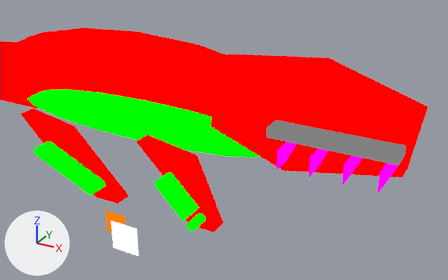
Renders of the Blender file assets-source/blender/motion/mosasaurus-walk.blend from each side of a commit.
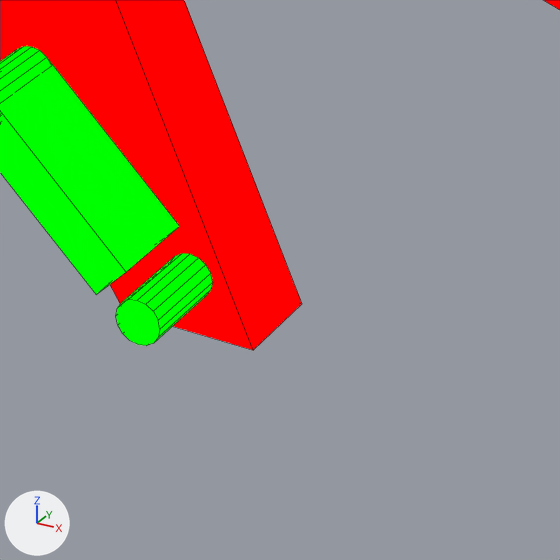
Each version appears first from a camera (50 mm lens) standing at (103.6, -53.2, 33.4) and looking at (76.8, -4.6, 9.1), and next in a close-up on the part from 37% to 61% of the width and 58% to 98% of the height. The axes (+X, +Y, +Z) are drawn at lower left. The lights are the same throughout. The last two pictures show the newer version. Both versions are drawn at full value of the shape key 'walk_07' of 'DinoTycoon_Motion_mosasaurus_walk_paddle_edge1_tip'; the numbers are the values there. The close-ups show mesh edges as thin lines.

In view in the first close-up: 'DinoTycoon_Motion_mosasaurus_walk_near_paddle1', 'DinoTycoon_Motion_mosasaurus_walk_paddle_edge1_0', 'DinoTycoon_Motion_mosasaurus_walk_paddle_edge1_joint_0', 'DinoTycoon_Motion_mosasaurus_walk_paddle_edge1_tip' and 1 more.
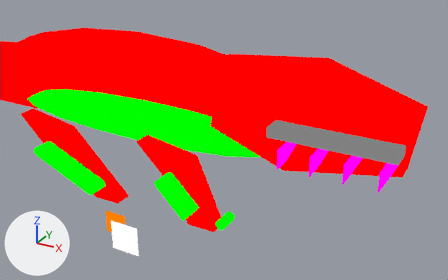
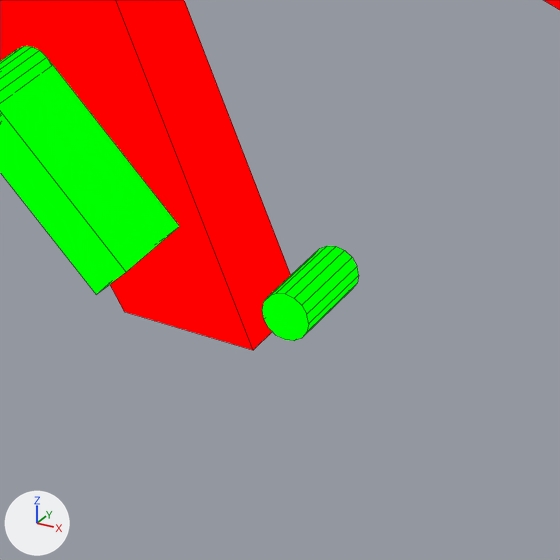
Changed parts and their boxes (x1, y1, x2, y2) in the close-ups (560 x 560 px):
'DinoTycoon_Motion_mosasaurus_walk_paddle_edge1_tip', moved: before (116, 253, 212, 346); after (262, 246, 359, 341)

The change, as a list of edits to the scene's bpy script:
```text
Change me_dinotycoon_motion_mosasaurus_walk_sample_paddle_edge1_tip:
    used by ob_dinotycoon_motion_mosasaurus_walk_paddle_edge1_tip; location = (0.0, 0.0, 0.0)
    remove me_dinotycoon_motion_mosasaurus_walk_sample_paddle_edge1_tip.from_pydata(...)  # 32 vertices, 18 faces; spans x 75.09..76.09, y -9.0..-7.0, z 0.79..1.79
    add me_dinotycoon_motion_mosasaurus_walk_sample_paddle_edge1_tip.from_pydata(...)  # 32 vertices, 18 faces; spans x 78.35..79.35, y -9.0..-7.0, z 1.88..2.88
    me_dinotycoon_motion_mosasaurus_walk_sample_paddle_edge1_tip part 1: the whole mesh is moved by (3.26, 0.0, 1.09)
```
